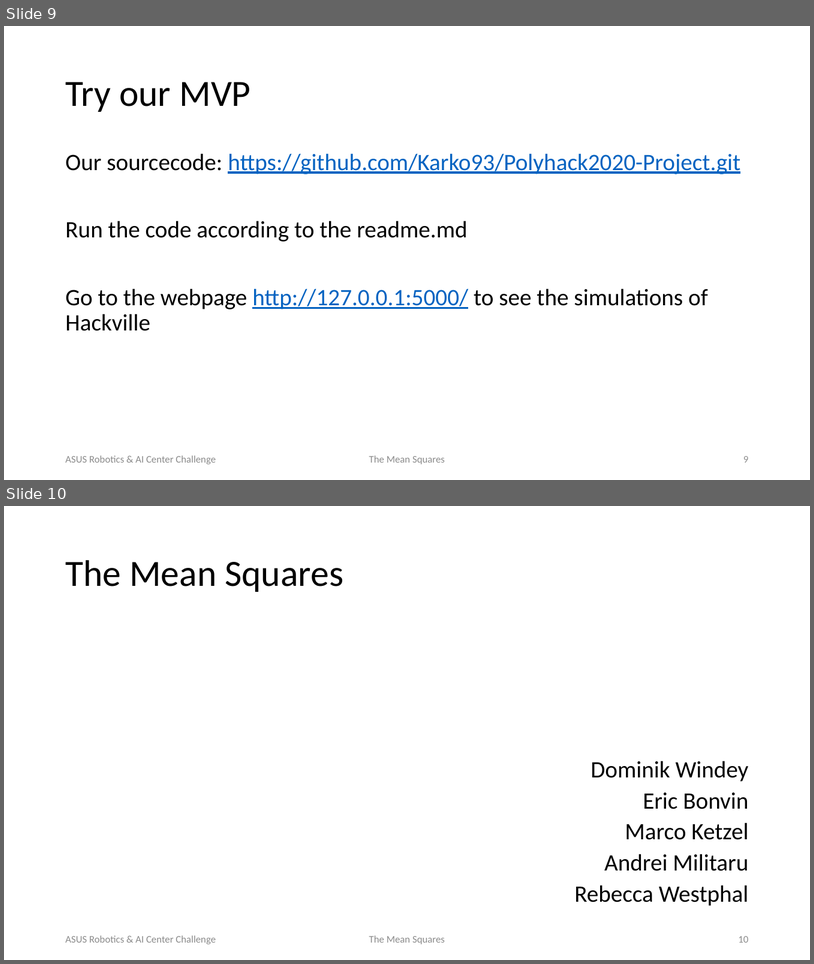
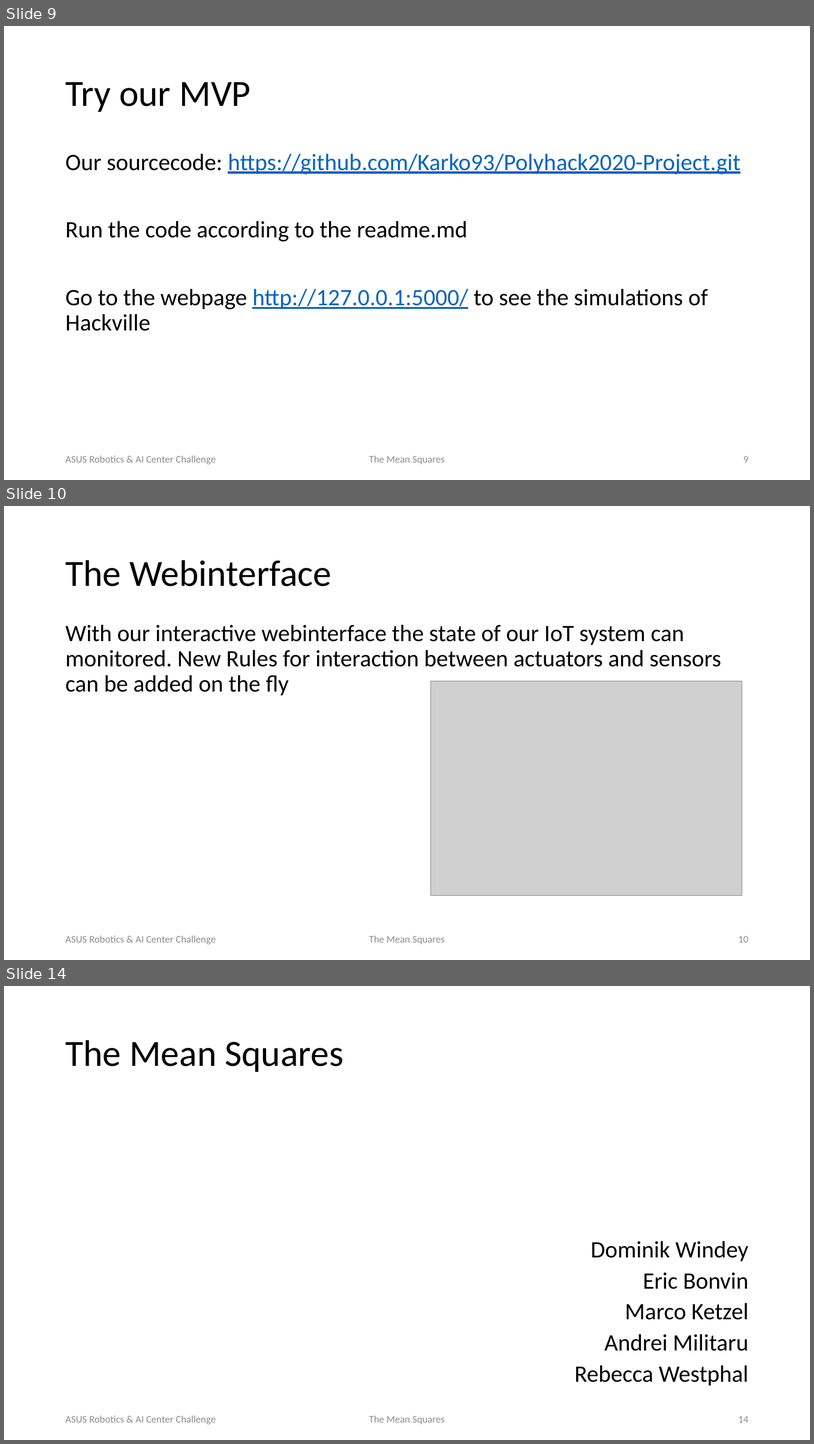
Before and after one commit to Karko93/Polyhack2020-Project, a slide deck: Documents/TheMeanSquares_ASUSChallenge.pptx. Shown one above the other, each under a label of ours: slides 9 and 10 before the commit, slides 9, 10 and 14 after it; the slides between them are not shown. The pictures are 814x964 and 814x1444 pixels, drawn with LibreOffice and Linux fonts; fonts in the diff are those of the drawing; grey boxes stand for pictures; background and template pictures are left out. Boxes give left, top, right and bottom in pixels: in the first picture for what was removed or moved away, otherwise in the second. Text is boxed around its words. In the diff, an @@ line names an element or a change of style, - is before the commit and + after.

```diff
--- a/Documents/TheMeanSquares_ASUSChallenge.pptx
+++ b/Documents/TheMeanSquares_ASUSChallenge.pptx
@@ slide 10 added at <box>4,506,810,960</box>, background picture (left out) @@
@@ title added at <box>65,560,332,586</box>, 44 pt, text #000000 @@
+The Webinterface
@@ text added at <box>65,624,722,696</box>, 28 pt, text #000000 @@
+With our interactive webinterface the state of our IoT system can monitored. New Rules for interaction between actuators and sensors can be added on the fly
@@ picture added at <box>431,681,743,895</box> @@
@@ text added at <box>65,935,216,944</box>, 12 pt, text #8C8C8C @@
+ASUS Robotics & AI Center Challenge
@@ text added at <box>369,935,445,944</box>, 12 pt, text #8C8C8C @@
+The Mean Squares
@@ page number added at <box>738,936,749,942</box>, 12 pt, text #8C8C8C @@
+10
@@ what was slide 10 is now slide 14 @@
@@ page number at <box>738,1416,749,1422</box>: text changed @@
-10
+14
```
Also in this commit, not shown: 3 other slides added, 1 other file.
